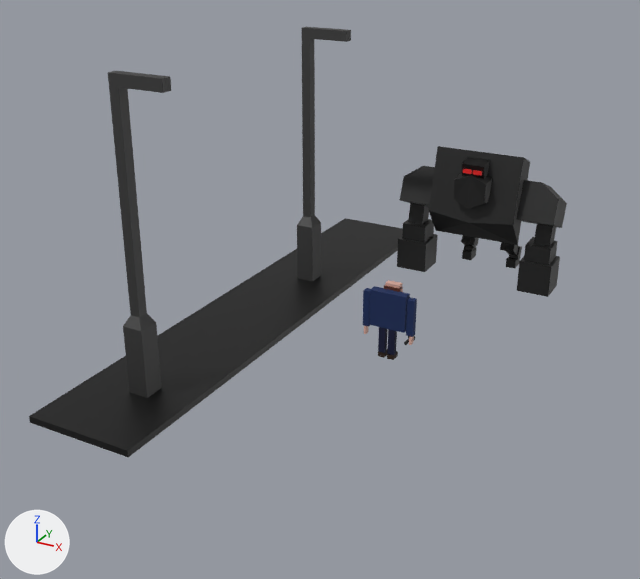
A saved change to the Blender file MonsterScene.blend.
Both versions are drawn from a 50 mm camera at (17.0, -41.3, 21.9) aimed at (-4.1, -3.1, 2.8). The axes (+X, +Y, +Z) are drawn at lower left. The lights are the same throughout.
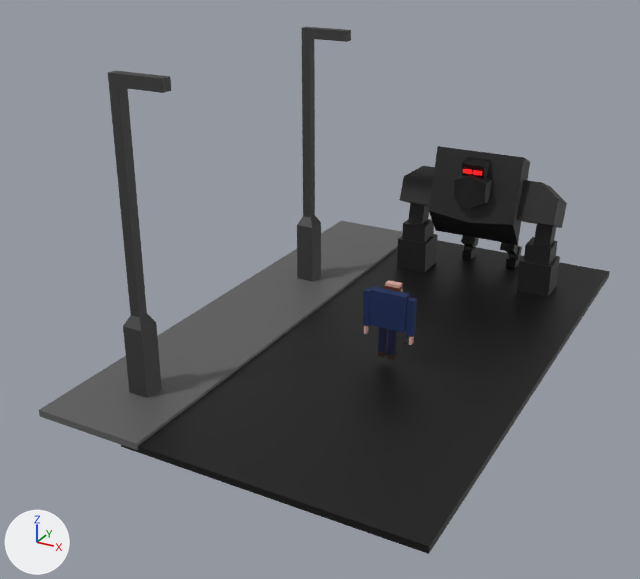
Boxes [x1, y1, x2, y2] around the edits, measured in the pictures (640 x 579 px):
'Cube.032', shown (black): after [121, 240, 610, 554]
'Cube.033', recoloured, rescaled (black to grey): before [29, 218, 403, 457]; after [39, 221, 403, 450]

What the commit changed:
Material 'Sidewalk' (mat_sidewalk) is new.
Its base color is (0.108, 0.108, 0.108) (dark grey #5c5c5c).
me_cube_033 has 16 vertices, 6 faces, 3 loose edges and spans x -287.0..273.0, y -573.0..584.0, z -130.0..1.0.
me_cube_033 no longer uses material mat_black (black #000000).
me_cube_033 now uses material mat_sidewalk (dark grey #5c5c5c).
Object 'Cube.032' (ob_cube_032) is now shown.
Object 'Cube.033' (ob_cube_033) is rescaled from (0.0107, 0.0282, 0.028) to (0.0107, 0.0271, 0.028).
